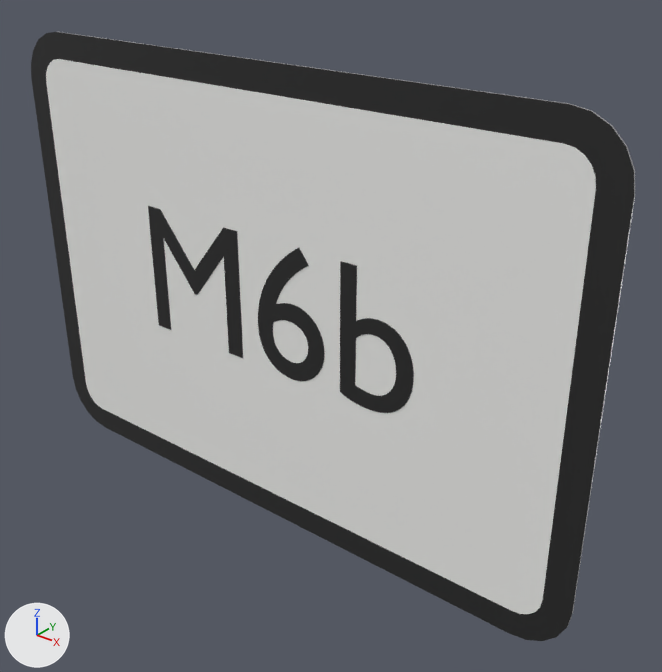
One commit to the glTF model panneaux/11_M_panonceaux/M6b.glb: the scene before it, then after it.
Camera for both pictures: a 50 mm lens placed at (0.408, -0.44, 0.271), pointed at (0.039, 0.021, -0.015). The lights are fixed; the arrows at lower left show +X, +Y and +Z. The older version comes first. Where no turn or scale is listed for an object, it has been applied to the vertices. Vertices at exactly the same position are counted once.

The older version as bpy lines, for what is in view:
```python
me_cadre_259 = bpy.data.meshes.new('cadre.259')
me_cadre_259.from_pydata(...)  # 48 vertices, 92 faces; spans x -0.25..0.25, y 0.0, z -0.175..0.175
me_cadre_259.materials.append(mat_noir_pictogramme)  # black #272727
me_fond_259 = bpy.data.meshes.new('fond.259')
me_fond_259.from_pydata(...)  # 48 vertices, 92 faces; spans x -0.23..0.23, y 0.0, z -0.155..0.155
me_fond_259.materials.append(mat_blanc_retro)  # white #f3f3f1
me_t_462 = bpy.data.meshes.new('t.462')
me_t_462.from_pydata(...)  # 472 vertices, 940 faces; spans x -0.12..0.126, y 0.0, z -0.045..0.057
me_t_462.materials.append(mat_noir_pictogramme)  # black #272727
ob_m6b_cadre00 = bpy.data.objects.new('M6b_cadre00', me_cadre_259)
ob_m6b_cadre00.location = (0.0, -0.0015, 0.0)
ob_m6b_fond01 = bpy.data.objects.new('M6b_fond01', me_fond_259)
ob_m6b_fond01.location = (0.0, -0.0019, 0.0)
ob_m6b_txt02 = bpy.data.objects.new('M6b_txt02', me_t_462)
ob_m6b_txt02.location = (0.0, -0.0023, 0.0)
```
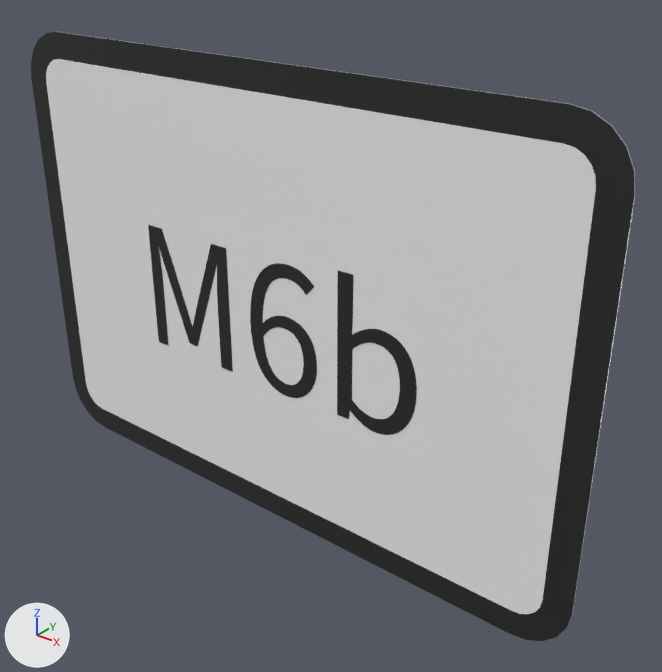
Boxes [x1, y1, x2, y2] around the edits, measured in the pictures (662 x 672 px; the box of a moved part takes in the faces that stretch with it):
'M6b_txt02', reshaped: before [148, 206, 414, 413]; after [148, 225, 417, 435]
part 1 of me_t_462, rebuilt: before [258, 247, 325, 381]; after [250, 263, 317, 398]
part 2 of me_t_462, rebuilt (10% narrower): before [148, 206, 243, 358]; after [148, 225, 233, 372]
part 3 of me_t_462, moved or reshaped: before [340, 261, 414, 413]; after [337, 270, 417, 435]

What the commit changed:
me_t_462 is used by ob_m6b_txt02; location (0.0, -0.0023, 0.0).
me_t_462 had 472 vertices, 940 faces and spanned x -0.12..0.126, y 0.0, z -0.045..0.057.
me_t_462 now has 630 vertices, 1256 faces and spans x -0.122..0.128, y 0.0, z -0.061..0.049.
me_t_462 part 1: the loose piece of 242 vertices spanning x -0.01..0.052, y 0.0, z -0.045..0.057 is rebuilt with 290 vertices and now spans x -0.017..0.045, y 0.0, z -0.061..0.042.
me_t_462 part 2: the loose piece of 30 vertices spanning x -0.12..-0.027, y 0.0, z -0.044..0.056 is rebuilt with 132 vertices and now spans x -0.122..-0.038, y 0.0, z -0.059..0.041.
me_t_462 part 3: 4 vertices moved within x 0.123..0.125, y 0.0, z -0.001..0.003; 194 vertices removed from x 0.066..0.126, y 0.0, z -0.045..0.056; 202 vertices added at x 0.064..0.128, y 0.0, z -0.061..0.049.
